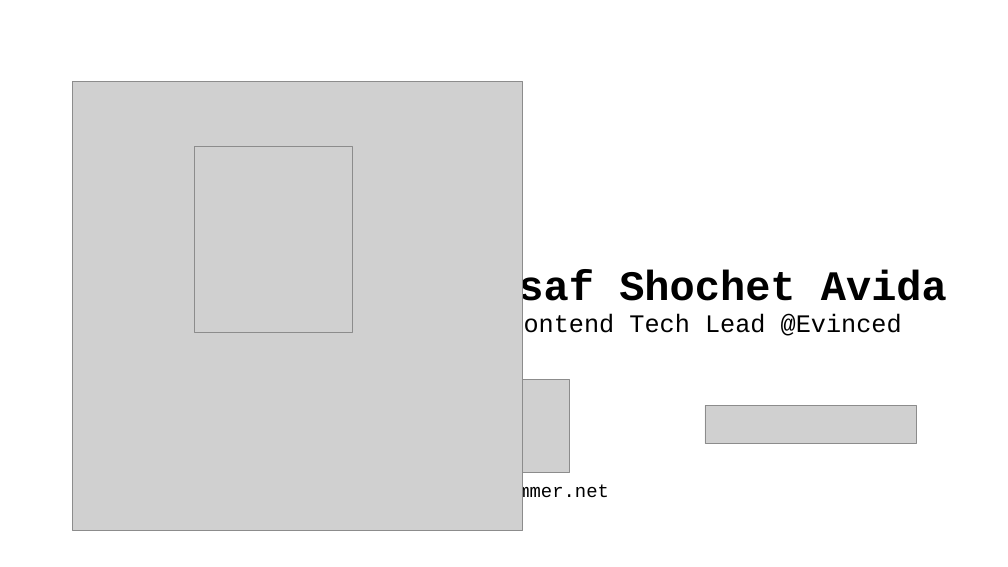
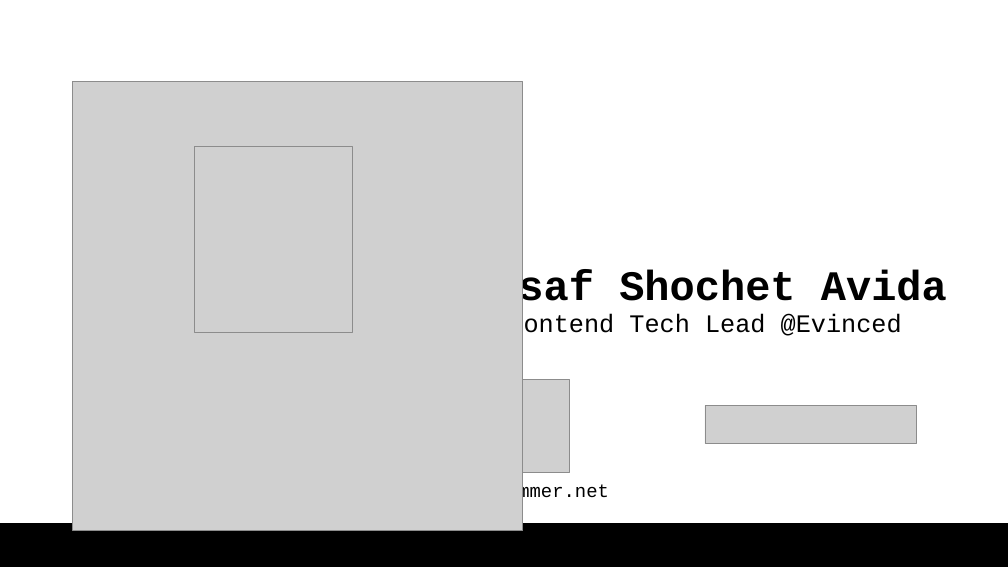
Before and after one commit to AsafShochet/tree-shaking-demo, a slide deck: slide 6 of tree shaking lecture 062024.pptx. Drawn at 1008x567 pixels with LibreOffice and Linux fonts; fonts in the diff are those of the drawing; grey boxes stand for pictures. Boxes give left, top, right and bottom in pixels: in the first picture for what was removed or moved away, otherwise in the second. Text is boxed around its words. In the diff, an @@ line names an element or a change of style, - is before the commit and + after.

```diff
--- a/tree shaking lecture 062024.pptx
+++ b/tree shaking lecture 062024.pptx
@@ rectangle added at (0,523,1008,567), fill #000000, outline #000000 1.5 pt @@
```
Also in this commit, not shown: 17 other slides changed, 1 slide removed, 1 other file.
